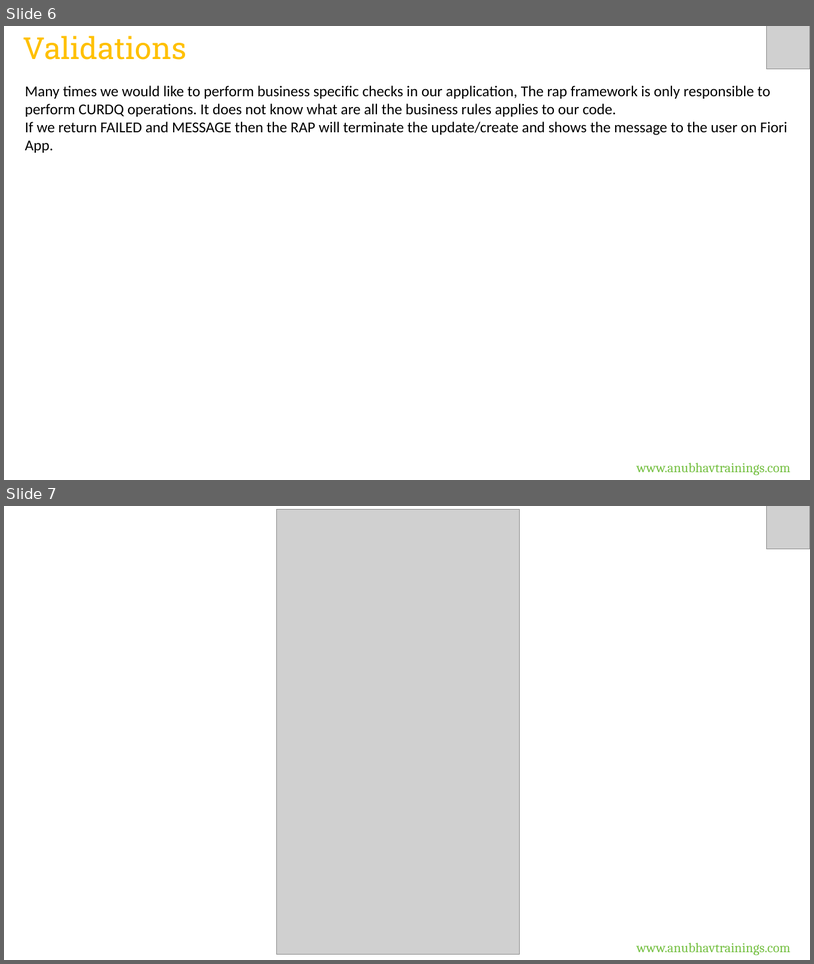
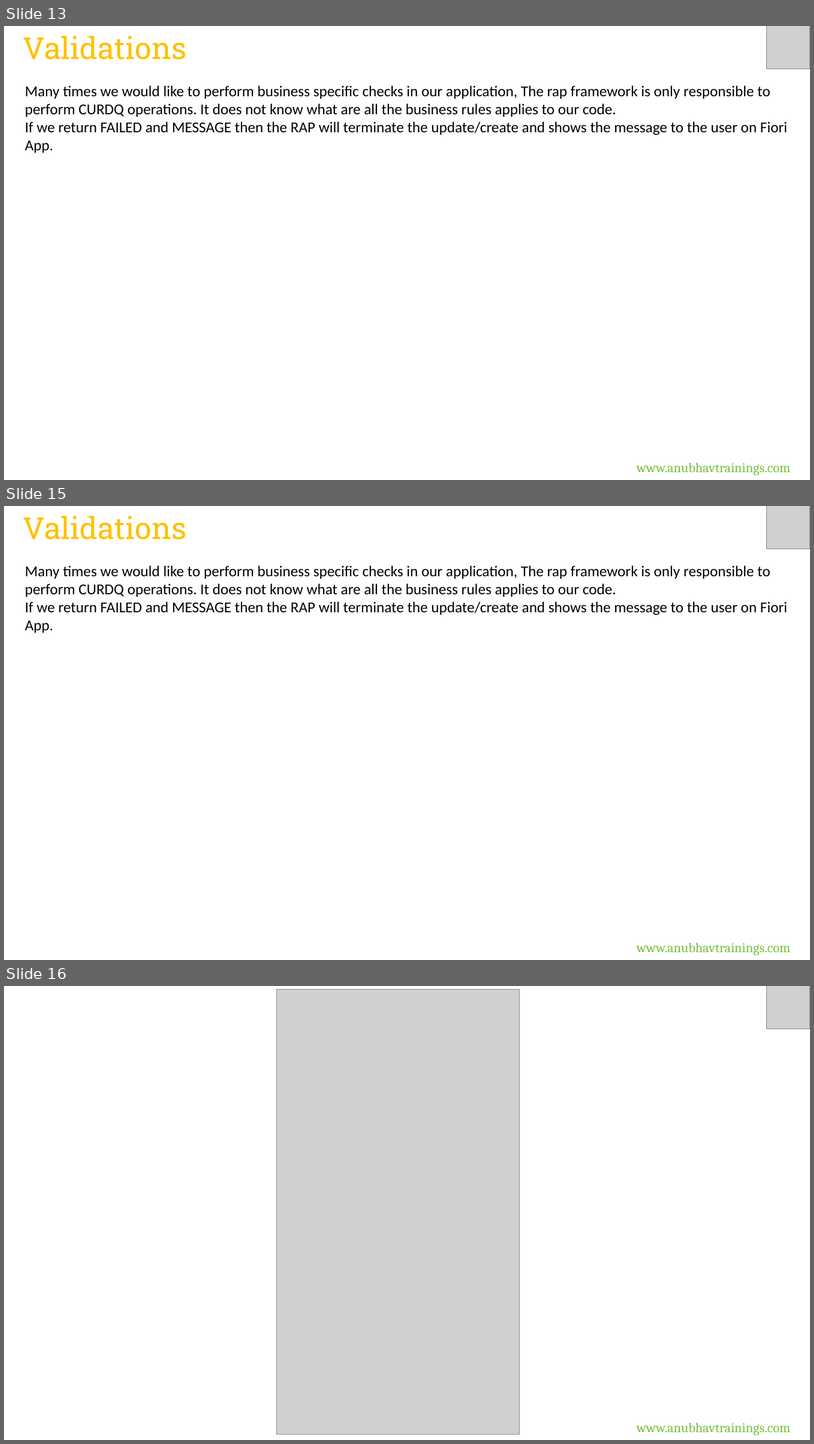
Before and after one commit to soyuztechnologies/RAP_Training_Applied_Materials, a slide deck: Day 9/DAY-9.pptx. Shown one above the other, each under a label of ours: slides 6 and 7 before the commit, slides 13, 15 and 16 after it; the slides between them are not shown. The pictures are 814x964 and 814x1444 pixels, drawn with LibreOffice and Linux fonts; fonts in the diff are those of the drawing; grey boxes stand for pictures. Boxes give left, top, right and bottom in pixels: in the first picture for what was removed or moved away, otherwise in the second. Text is boxed around its words. In the diff, an @@ line names an element or a change of style, - is before the commit and + after.

Commit message:
Auto bot updater RAP Course

```diff
--- a/Day 9/DAY-9.pptx
+++ b/Day 9/DAY-9.pptx
@@ slide 15 added at [4, 506, 810, 960], background #FFFFFF @@
@@ text added at [23, 516, 186, 540], 36 pt, text #FFC000 @@
+Validations
@@ picture added at [767, 506, 810, 549] @@
@@ text added at [25, 565, 788, 633], 18 pt, text #000000 @@
+Many times we would like to perform business specific checks in our application, The rap framework is only responsible to perform CURDQ operations. It does not know what are all the business rules applies to our code.
+If we return FAILED and MESSAGE then the RAP will terminate the update/create and shows the message to the user on Fiori App.
@@ text added at [637, 942, 791, 955], 16 pt, text #75C042 @@
+www.anubhavtrainings.com
@@ what was slide 6 is now slide 13 @@
@@ what was slide 7 is now slide 16 @@
```
Also in this commit, not shown: 1 slide changed, 8 other slides added, 5 other files.
